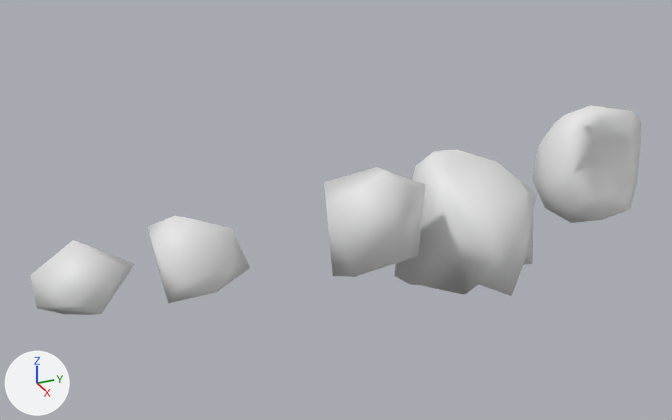
Before and after pictures for a commit that changed the FBX model Assets/Artists/Marcus/3D models/rocks.fbx.
Camera for both pictures: a camera (50 mm lens) standing at (11.33, -5.61, 5.93) and looking at (-0.27, -0.39, 0.13). The axes (+X, +Y, +Z) are drawn at lower left. The lights are the same throughout. Where no turn or scale is listed for an object, it has been applied to the vertices.

Before the edit, the objects in view are built like this:
```python
me_icosphere_001 = bpy.data.meshes.new('Icosphere.001')
me_icosphere_001.from_pydata(...)  # 42 vertices, 80 faces; spans x -0.95..1.31, y -1.15..1.1, z -1.32..0.79
me_icosphere_002 = bpy.data.meshes.new('Icosphere.002')
me_icosphere_002.from_pydata(...)  # 12 vertices, 20 faces; spans x -0.512..0.611, y -0.499..0.876, z -0.572..0.533
me_icosphere_004 = bpy.data.meshes.new('Icosphere.004')
me_icosphere_004.from_pydata(...)  # 12 vertices, 20 faces; spans x -0.68..0.97, y -0.86..0.76, z -0.86..1.08
me_icosphere_005 = bpy.data.meshes.new('Icosphere.005')
me_icosphere_005.from_pydata(...)  # 42 vertices, 80 faces; spans x -1.17..0.62, y -1.0..1.01, z -0.85..1.26
me_icosphere_006 = bpy.data.meshes.new('Icosphere.006')
me_icosphere_006.from_pydata(...)  # 12 vertices, 20 faces; spans x -0.602..0.565, y -0.518..0.856, z -0.606..0.545
ob_rock1 = bpy.data.objects.new('rock1', me_icosphere_002)
ob_rock1.location = (0.0, -4.35, 0.0)
ob_rock1_001 = bpy.data.objects.new('rock1.001', me_icosphere_004)
ob_rock1_001.location = (0.0, 0.0, 0.0)
ob_rock2 = bpy.data.objects.new('rock2', me_icosphere_001)
ob_rock2.location = (0.0, 1.79, 0.0)
ob_rock3 = bpy.data.objects.new('rock3', me_icosphere_005)
ob_rock3.location = (0.0, 4.22, 0.0)
ob_rock4 = bpy.data.objects.new('rock4', me_icosphere_006)
ob_rock4.location = (0.0, -2.71, 0.0)
```
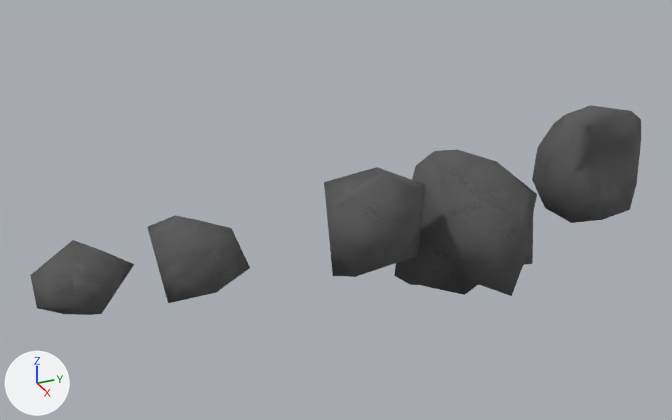
Pixel boxes (x1, y1, x2, y2) of what changed, in the pictures (672 x 420 px):
```json
{"object": "rock2", "change": "recoloured", "before": [394, 150, 537, 296], "after": [394, 150, 537, 296], "on screen": "white to grey"}
{"object": "rock3", "change": "recoloured", "before": [532, 105, 641, 223], "after": [532, 105, 641, 223]}
{"object": "rock1.001", "change": "recoloured", "before": [324, 167, 426, 277], "after": [324, 167, 426, 277], "on screen": "white to grey"}
{"object": "rock4", "change": "recoloured", "before": [147, 215, 250, 303], "after": [147, 215, 250, 303], "on screen": "white to grey"}
{"object": "rock1", "change": "recoloured", "before": [30, 240, 134, 315], "after": [30, 240, 134, 315], "on screen": "white to grey"}
```

Scene script edits in JSON lines:
```json
{"op": "add", "block": "img_rcks_texture_png", "code": ["img_rcks_texture_png = load_image('rcks texture.png', '../Textures/rcks texture.png', 2048, 2048, 'sRGB')"]}
{"op": "add", "block": "mat_material_003", "code": ["mat_material_003 = principled_material('Material.003')", "mat_material_003.texture = img_rcks_texture_png", "mat_material_003.roughness = 1.0"]}
{"block": "me_icosphere_001", "where": "me_icosphere_001.from_pydata(...)  # 42 vertices, 80 faces; spans x -0.95..1.31, y -1.15..1.1, z -1.32..0.79"}
{"op": "add", "block": "me_icosphere_001", "code": "me_icosphere_001.materials.append(mat_material_003)  # picture img_rcks_texture_png"}
{"block": "me_icosphere_006", "where": "me_icosphere_006.from_pydata(...)  # 12 vertices, 20 faces; spans x -0.602..0.565, y -0.518..0.856, z -0.606..0.545"}
{"op": "add", "block": "me_icosphere_006", "code": "me_icosphere_006.materials.append(mat_material_003)  # picture img_rcks_texture_png"}
{"block": "me_icosphere_004", "where": "me_icosphere_004.from_pydata(...)  # 12 vertices, 20 faces; spans x -0.68..0.97, y -0.86..0.76, z -0.86..1.08"}
{"op": "add", "block": "me_icosphere_004", "code": "me_icosphere_004.materials.append(mat_material_003)  # picture img_rcks_texture_png"}
{"block": "me_icosphere_002", "where": "me_icosphere_002.from_pydata(...)  # 12 vertices, 20 faces; spans x -0.512..0.611, y -0.499..0.876, z -0.572..0.533"}
{"op": "add", "block": "me_icosphere_002", "code": "me_icosphere_002.materials.append(mat_material_003)  # picture img_rcks_texture_png"}
{"block": "me_icosphere_005", "where": "me_icosphere_005.from_pydata(...)  # 42 vertices, 80 faces; spans x -1.17..0.62, y -1.0..1.01, z -0.85..1.26"}
{"op": "add", "block": "me_icosphere_005", "code": "me_icosphere_005.materials.append(mat_material_003)  # picture img_rcks_texture_png"}
```
